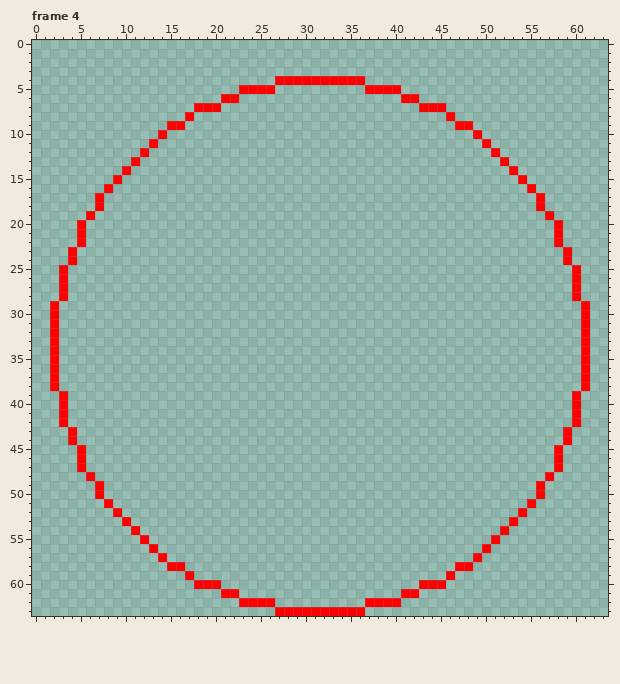
Pixel-art file, stored at images (ase)/enemies/fragment/attack.ase. Above is the file before it was changed.
64x64 pixels, 6 frames. Shown: frame 4. The commit also changed other frames, which this record leaves out.
After:
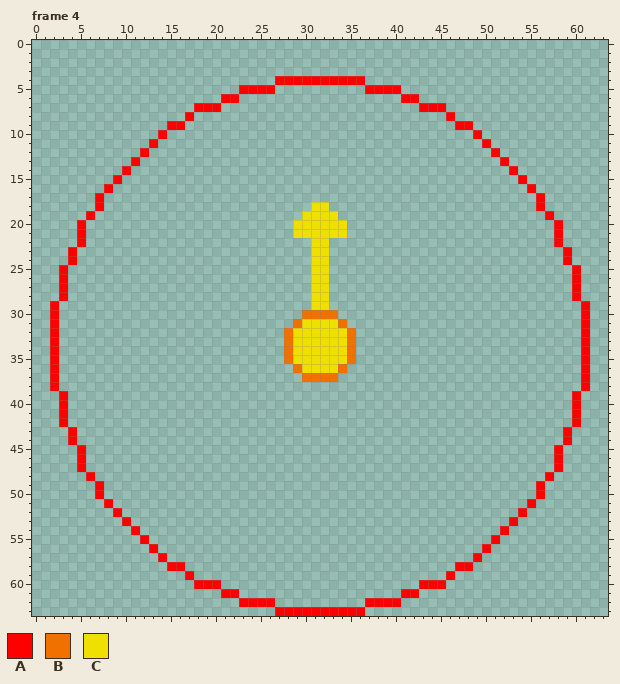
Palette (. is transparent): A #ff0000  B #f07000  C #f0e000
The exact change:
Frame 4:
y 18: x 31..32 .. -> CC
y 19: x 30..33 .... -> CCCC
y 20..21: x 29..34 ...... -> CCCCCC
y 22..29: x 31..32 .. -> CC
y 30: x 30..33 .... -> BBBB
y 31: x 29..34 ...... -> BCCCCB
y 32..35: x 28..35 ........ -> BCCCCCCB
y 36: x 29..34 ...... -> BCCCCB
y 37: x 30..33 .... -> BBBB
Where, in picture pixels (left, top, right, bottom), the same in both pictures:
added: (284, 202, 356, 382)
